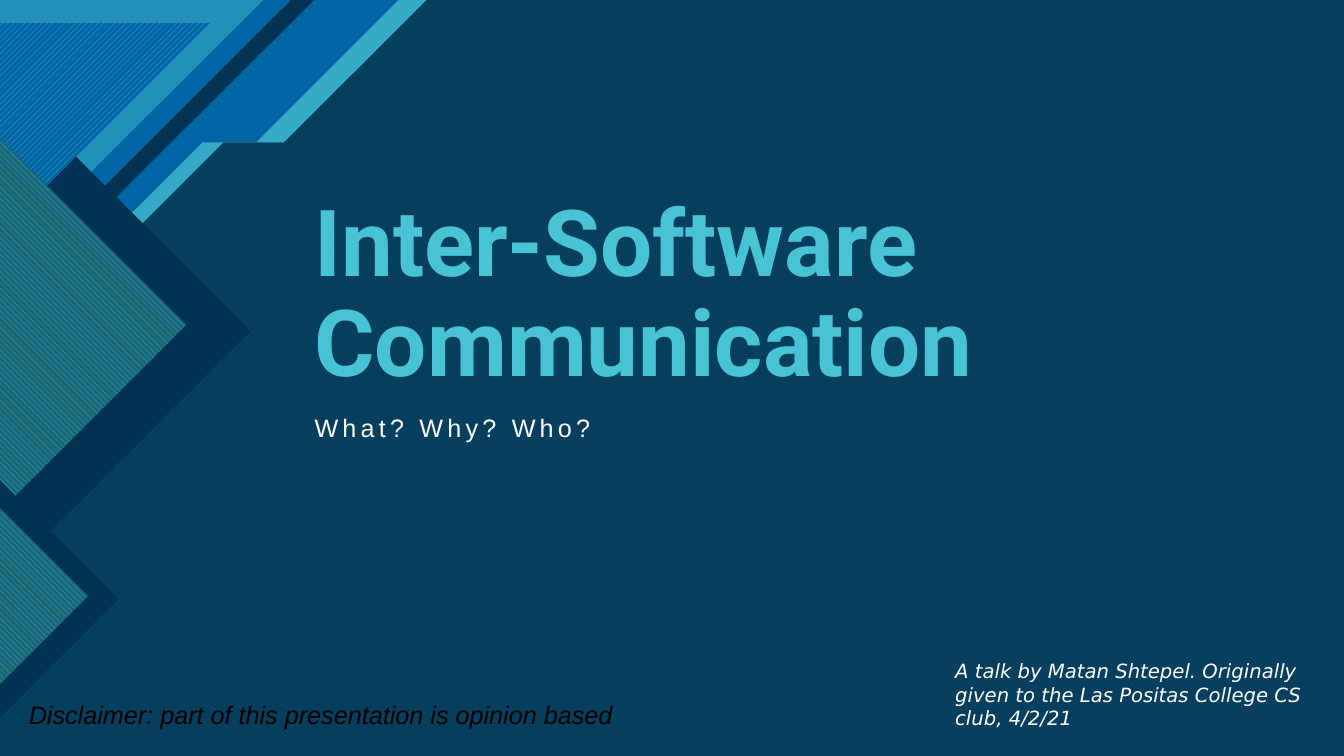
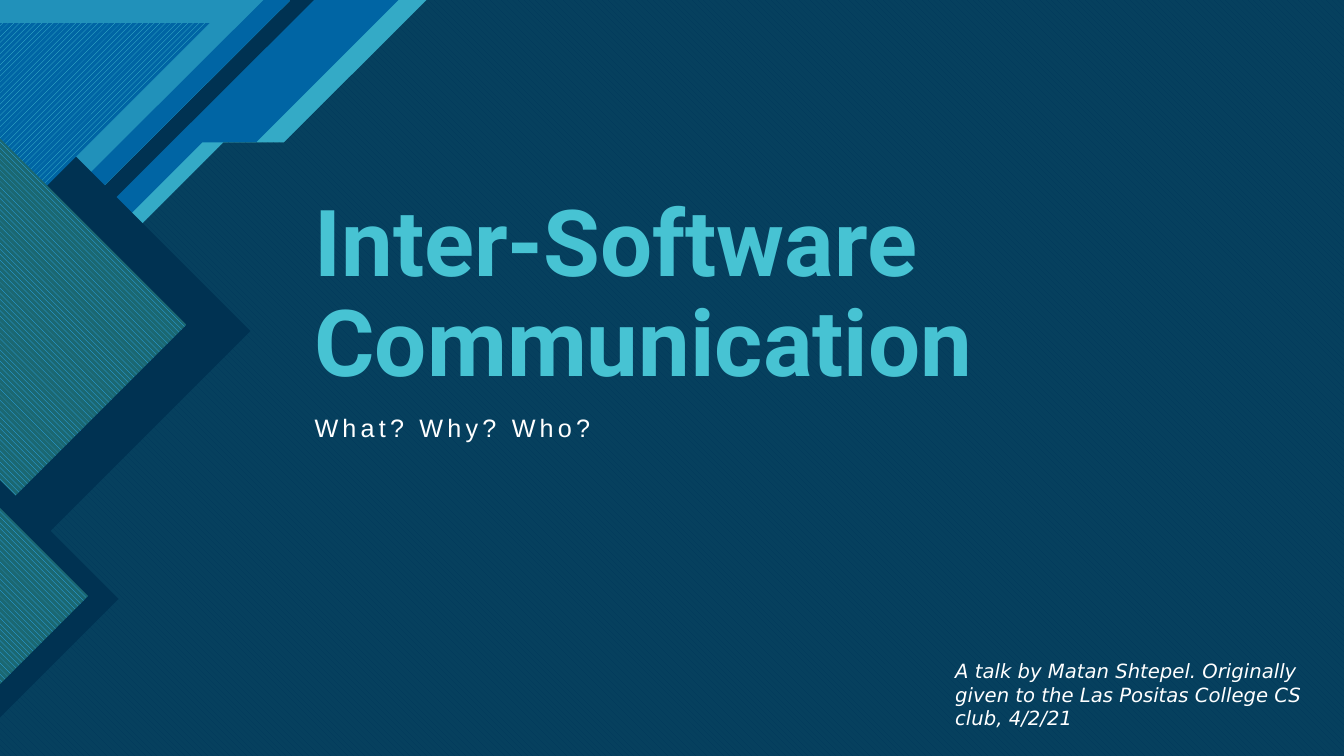
Before and after one commit to GnarlyMshtep/interSoftwareCommunication, a slide deck: slide 1 of presentationForInterSoftwareCommunication.pptx. Drawn at 1344x756 pixels with LibreOffice and Linux fonts; fonts in the diff are those of the drawing. Boxes give left, top, right and bottom in pixels: in the first picture for what was removed or moved away, otherwise in the second. Text is boxed around its words. In the diff, an @@ line names an element or a change of style, - is before the commit and + after.

```diff
--- a/presentationForInterSoftwareCommunication.pptx
+++ b/presentationForInterSoftwareCommunication.pptx
@@ text removed at (29,706,613,729) @@
-Disclaimer: part of this presentation is opinion based
```
Also in this commit, not shown: 1 other slide changed, 3 slides added, 2 other files.
